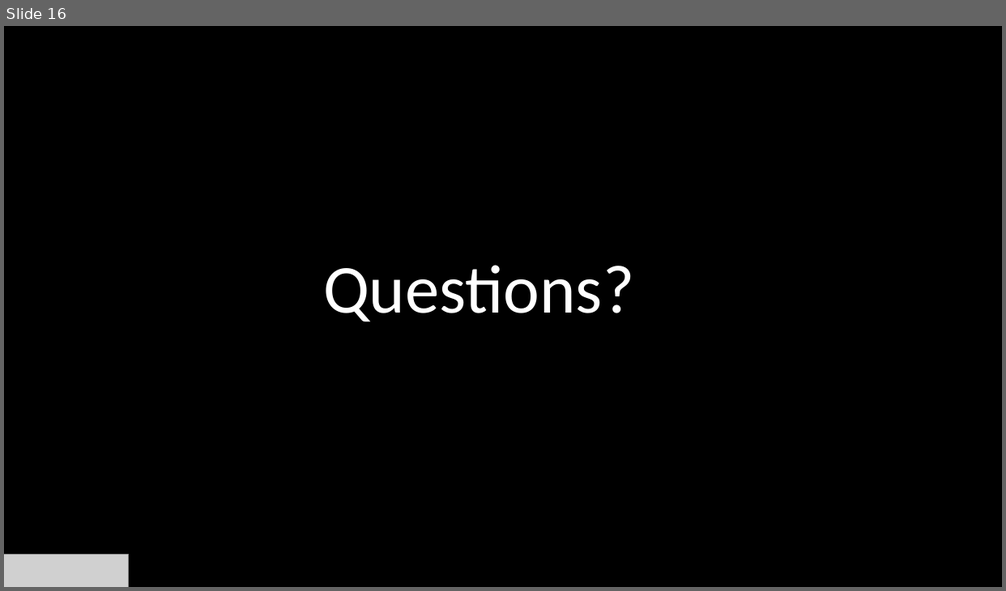
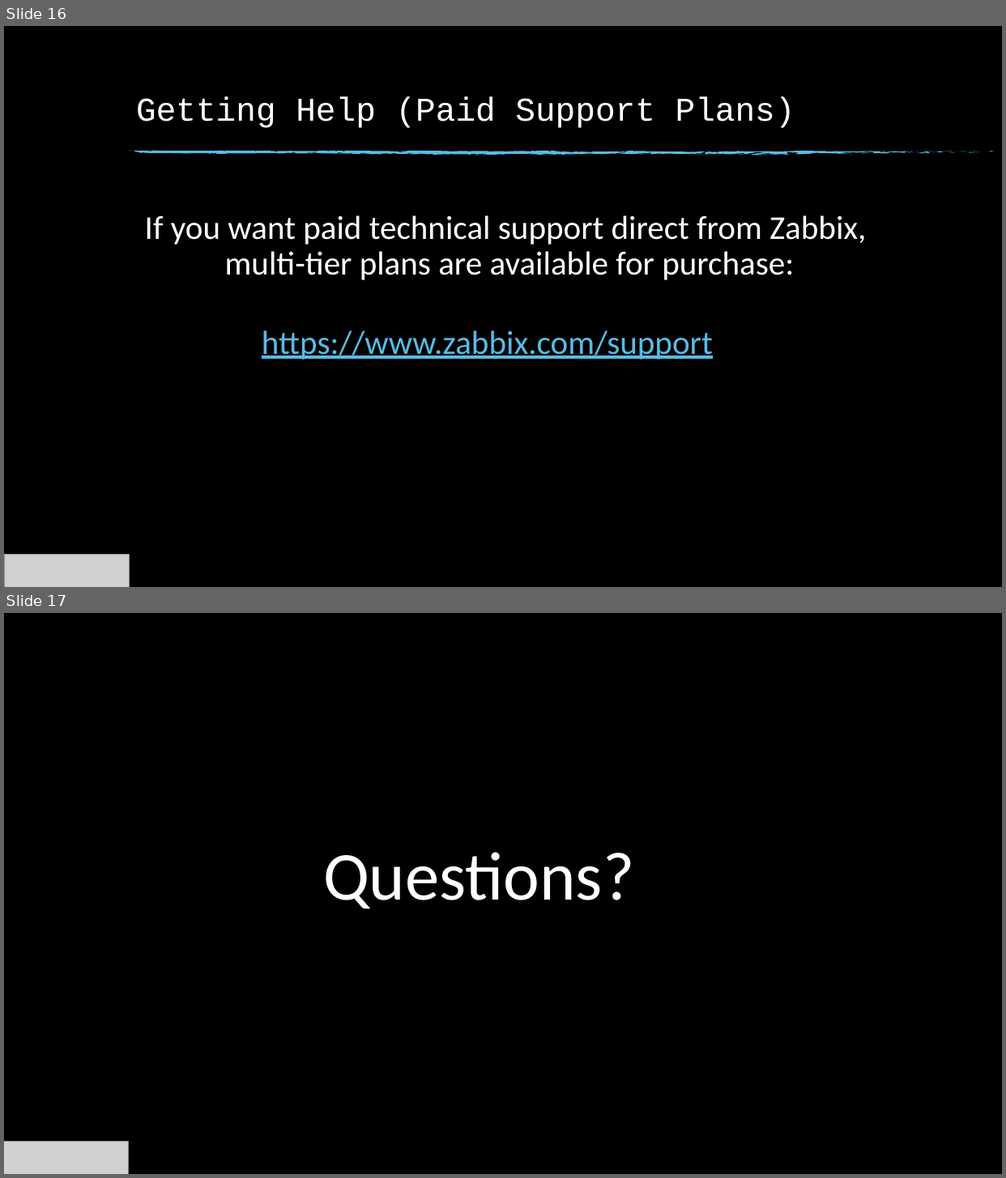
Before and after one commit to billkindle/FWVMUG_June_2020_Enterprise_Monitoring_With_Zabbix, a slide deck: FWVMUG_June_2020_Monitoring_ESXi_Zabbix.pptx. Shown one above the other, each under a label of ours: slide 16 before the commit, slides 16 and 17 after it. The pictures are 1006x591 and 1006x1178 pixels, drawn with LibreOffice and Linux fonts; fonts in the diff are those of the drawing; grey boxes stand for pictures; background and template pictures are left out. Boxes give left, top, right and bottom in pixels: in the first picture for what was removed or moved away, otherwise in the second. Text is boxed around its words. In the diff, an @@ line names an element or a change of style, - is before the commit and + after.

```diff
--- a/FWVMUG_June_2020_Monitoring_ESXi_Zabbix.pptx
+++ b/FWVMUG_June_2020_Monitoring_ESXi_Zabbix.pptx
@@ slide 16 added at bbox=[4, 26, 1002, 587], background picture (left out) @@
@@ title added at bbox=[136, 96, 795, 128], 32 pt, text #FFFFFF @@
+Getting Help (Paid Support Plans)
@@ group added at bbox=[128, 150, 994, 156]: 74 freeform shapes @@
@@ text added at bbox=[145, 216, 866, 280], 32 pt, text #FFFFFF @@
+If you want paid technical support direct from Zabbix,
+multi-tier plans are available for purchase:
@@ text added at bbox=[262, 331, 713, 360], 32 pt, text #57BCE5, underline @@
+https://www.zabbix.com/support
@@ picture added at bbox=[5, 555, 130, 587] @@
@@ what was slide 16 is now slide 17 @@
```
Also in this commit, not shown: 6 slides changed, 3 other slides added, 3 slides removed.
